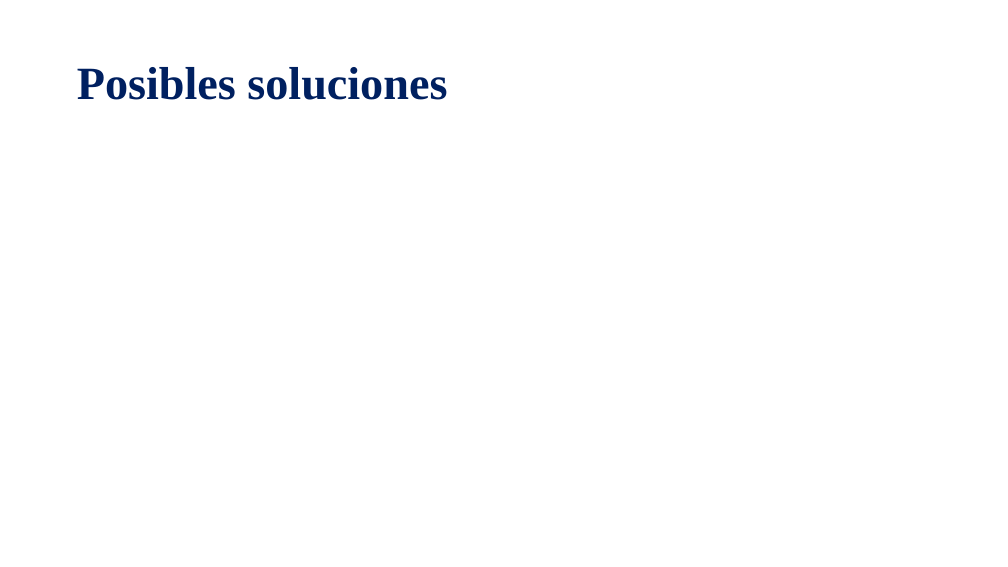
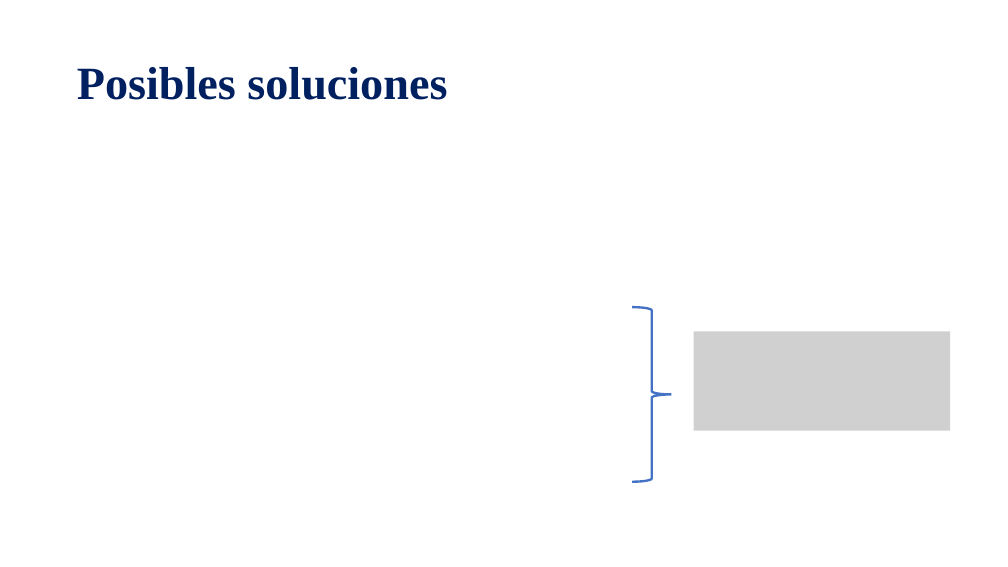
Before and after one commit to mnromero/Programacion_UBA_2025, a slide deck: slide 12 of Clase 06 Metodos de Clasificacion_Logit & KNN/C6_Clasificacion_Bayes_Logit_kNN.pptx (slide 17 before the commit). Drawn at 1008x567 pixels with LibreOffice and Linux fonts; fonts in the diff are those of the drawing; grey boxes stand for pictures. Boxes give left, top, right and bottom in pixels: in the first picture for what was removed or moved away, otherwise in the second. Text is boxed around its words. In the diff, an @@ line names an element or a change of style, - is before the commit and + after.

```diff
--- a/Clase 06 Metodos de Clasificacion_Logit & KNN/C6_Clasificacion_Bayes_Logit_kNN.pptx
+++ b/Clase 06 Metodos de Clasificacion_Logit & KNN/C6_Clasificacion_Bayes_Logit_kNN.pptx
@@ right brace added at box(632, 307, 671, 482), outline #4472C4 2.25 pt @@
@@ picture added at box(694, 331, 951, 430) @@
```
Also in this commit, not shown: 3 other slides changed, 1 slide added, 6 slides removed.
